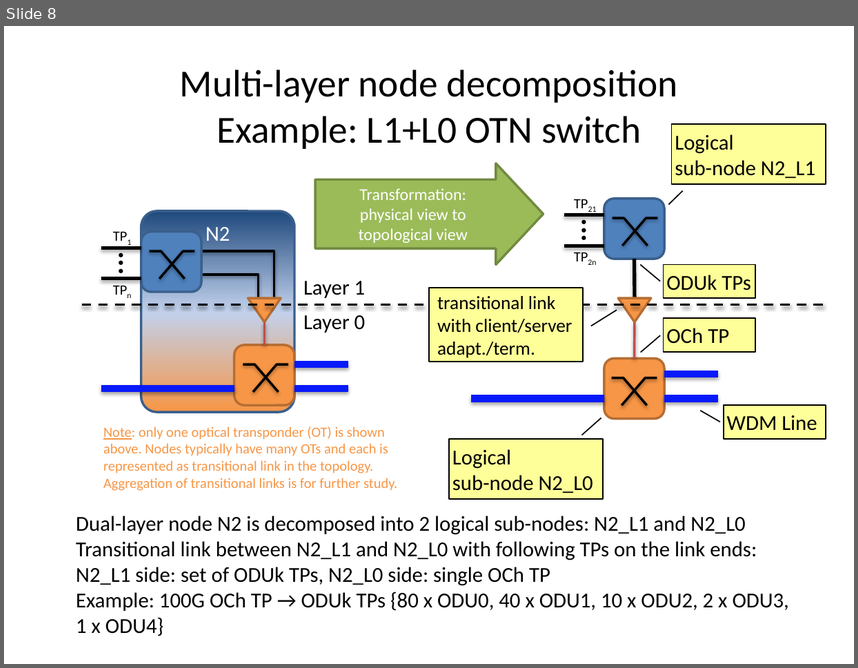
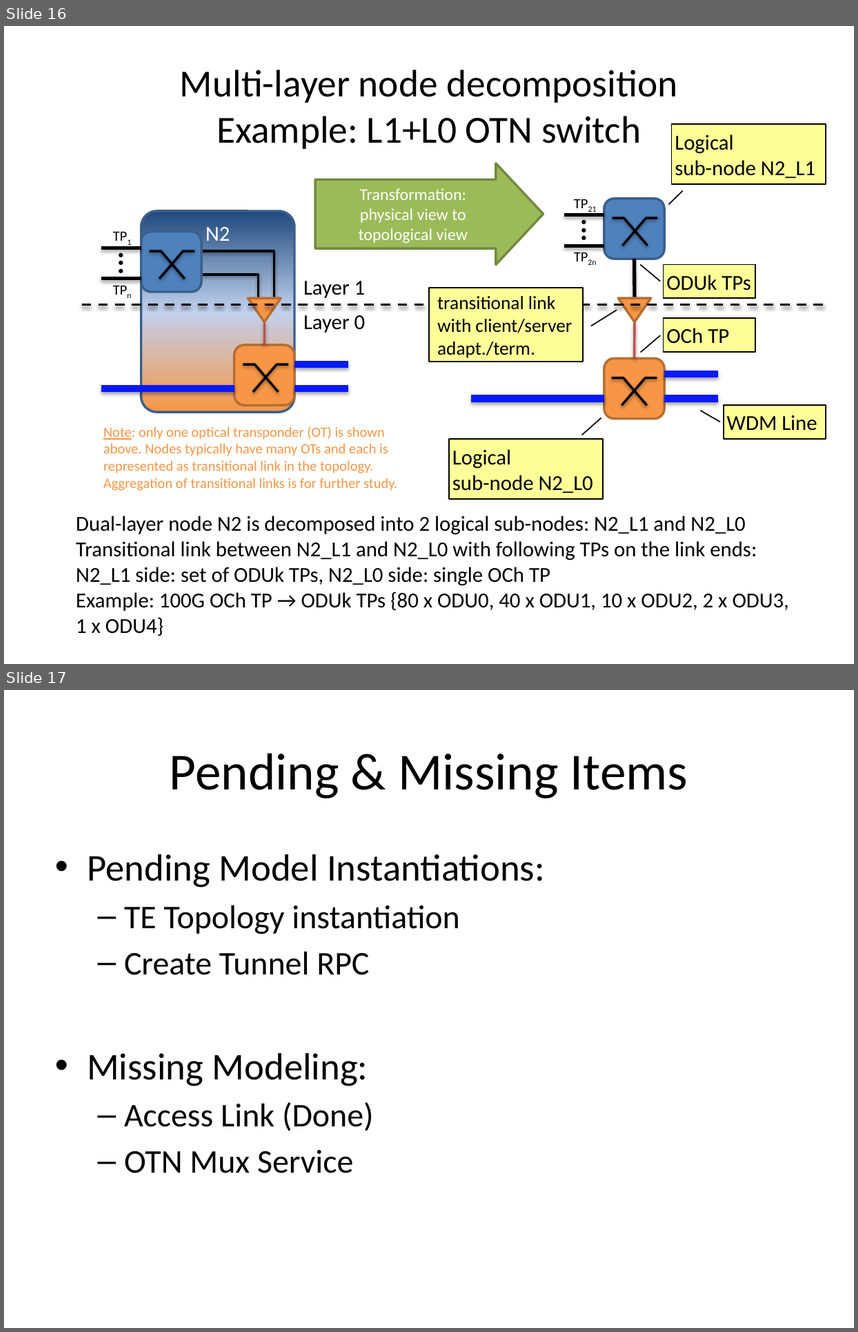
Before and after one commit to TransportModels/IETF-Transport-Modeling, a slide deck: Transport-UseCases/UC#2_P2P_SingleProvider_MultiLayerTopology.pptx. Shown one above the other, each under a label of ours: slide 8 before the commit, slides 16 and 17 after it. The pictures are 858x668 and 858x1332 pixels, drawn with LibreOffice and Linux fonts; fonts in the diff are those of the drawing. Boxes give left, top, right and bottom in pixels: in the first picture for what was removed or moved away, otherwise in the second. Text is boxed around its words. In the diff, an @@ line names an element or a change of style, - is before the commit and + after.

```diff
--- a/Transport-UseCases/UC#2_P2P_SingleProvider_MultiLayerTopology.pptx
+++ b/Transport-UseCases/UC#2_P2P_SingleProvider_MultiLayerTopology.pptx
@@ slide 17 added at (4,690,854,1328), background #FFFFFF @@
@@ title added at (170,753,688,798), 44 pt, text #000000 @@
+Pending & Missing Items
@@ text added at (87,854,545,1173), 28 pt, text #000000 @@
+• Pending Model Instantiations:
+  – TE Topology instantiation
+  – Create Tunnel RPC
+• Missing Modeling:
+  – Access Link (Done)
+  – OTN Mux Service
@@ what was slide 8 is now slide 16 @@
```
Also in this commit, not shown: 5 slides changed, 10 other slides added, 1 slide removed.
